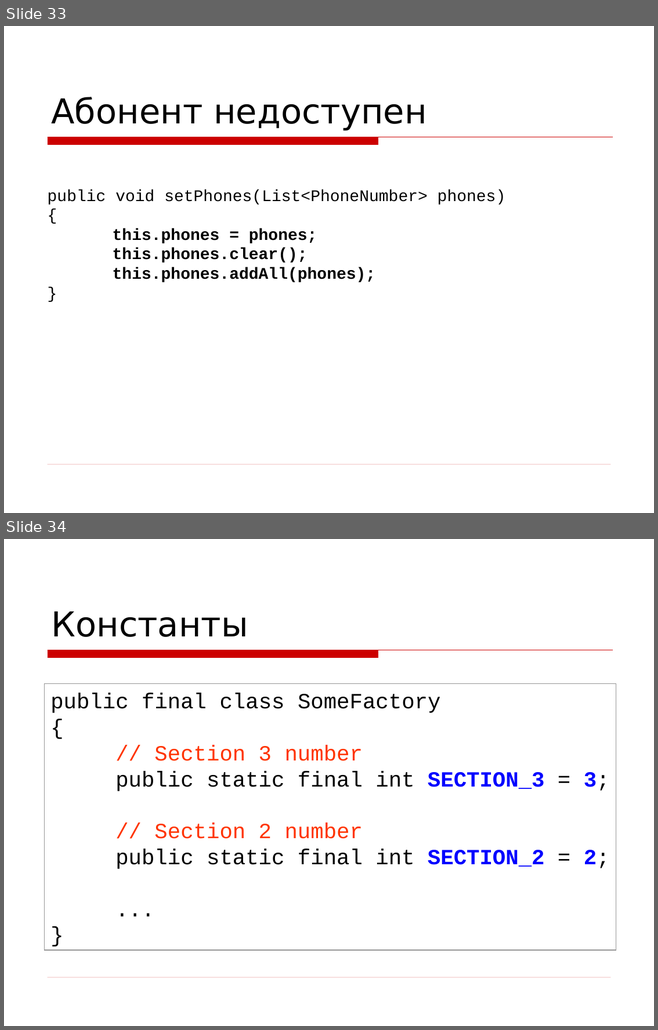
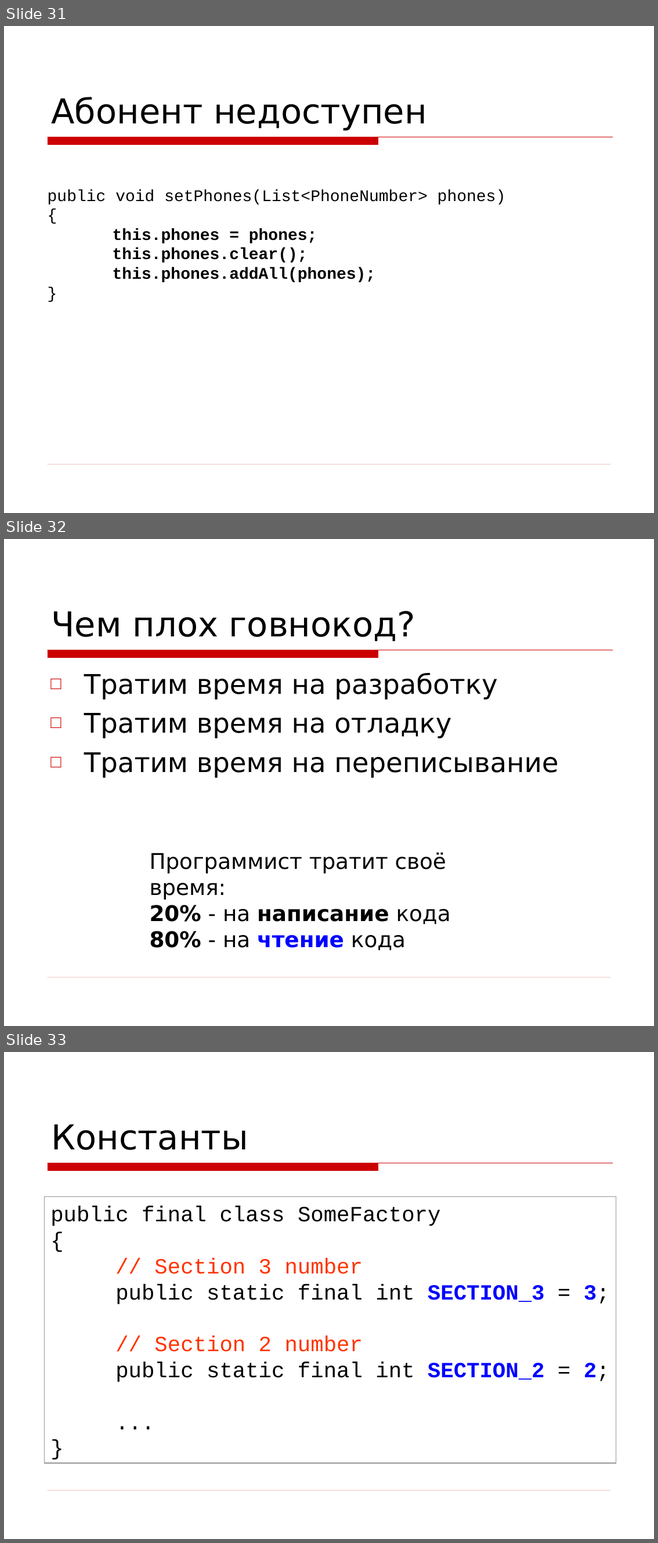
Before and after one commit to asolntsev/presentations, a slide deck: wtf-code/WTF_code.devclub.ru.ppt. Shown one above the other, each under a label of ours: slides 33 and 34 before the commit, slides 31, 32 and 33 after it. The pictures are 658x1030 and 658x1543 pixels, drawn with LibreOffice and Linux fonts; fonts in the diff are those of the drawing; background and template pictures are left out. Boxes give left, top, right and bottom in pixels: in the first picture for what was removed or moved away, otherwise in the second. Text is boxed around its words. In the diff, an @@ line names an element or a change of style, - is before the commit and + after.

```diff
--- a/wtf-code/WTF_code.devclub.ru.ppt
+++ b/wtf-code/WTF_code.devclub.ru.ppt
@@ slide 32 added at box(4, 539, 654, 1026), background picture (left out); not listed: 2 template elements that a slide beside it also shows @@
@@ title added at box(51, 611, 415, 642), 38 pt, text #000000 @@
+Чем плох говнокод?
@@ text added at box(84, 673, 558, 778), 30 pt, text #000000 @@
+□ Тратим время на разработку
+□ Тратим время на отладку
+□ Тратим время на переписывание
@@ text added at box(150, 852, 451, 950), 24 pt, text #000000 @@
+Программист тратит своё время:
+20% - на написание кода
+80% - на чтение кода
@@ what was slide 33 is now slide 31 @@
@@ what was slide 34 is now slide 33 @@
```
Also in this commit, not shown: 13 slides changed, 4 other slides added, 2 slides removed.
